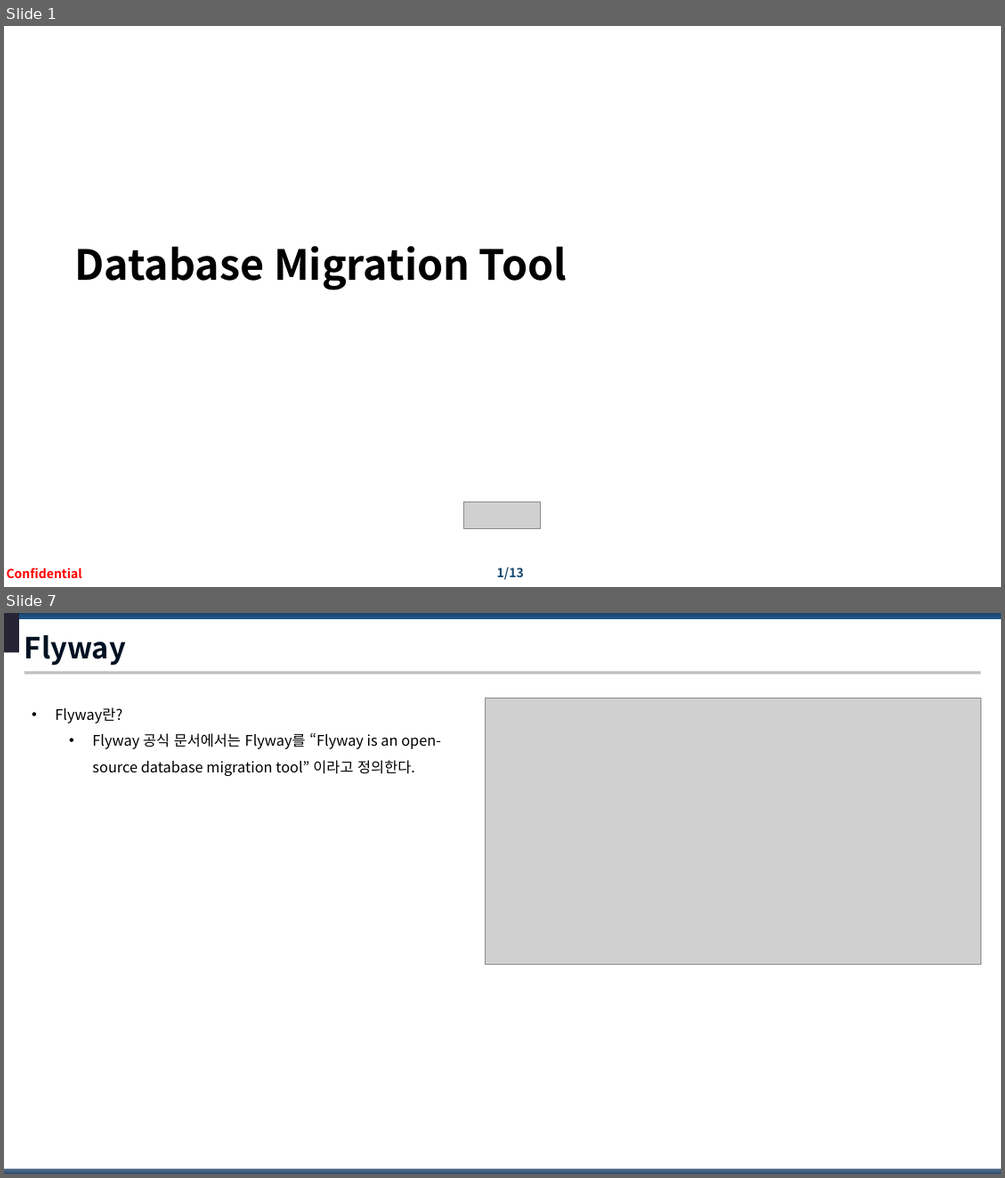
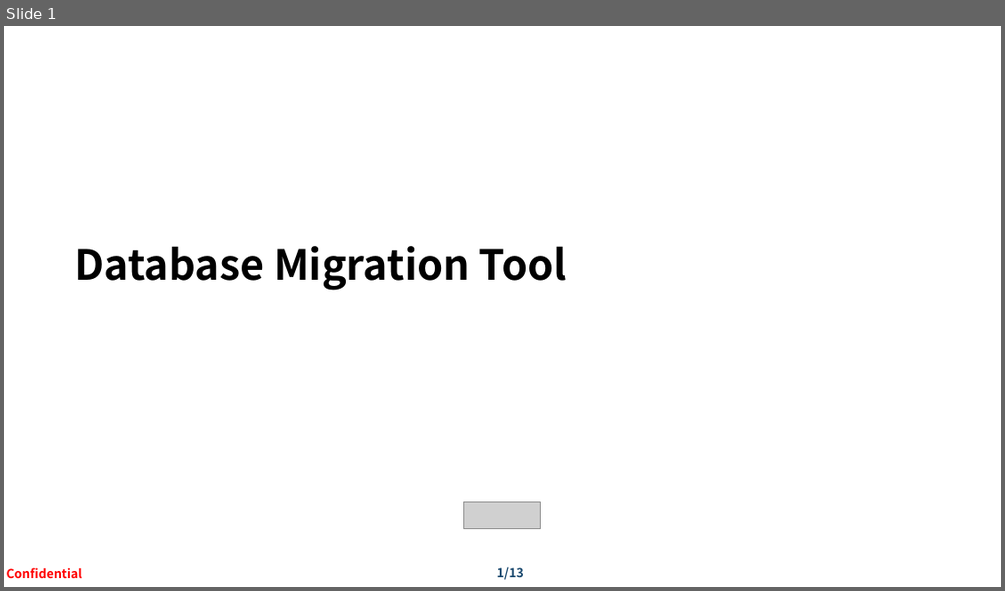
Before and after one commit to Park-Seung-Hun/flyway-test, a slide deck: Database Migration Tool.pptx. Shown one above the other, each under a label of ours: slides 1 and 7 before the commit, slide 1 after it; the slides between them are not shown. The pictures are 1005x1178 and 1005x591 pixels, drawn with LibreOffice and Linux fonts; fonts in the diff are those of the drawing; grey boxes stand for pictures; background and template pictures are left out. Boxes give left, top, right and bottom in pixels: in the first picture for what was removed or moved away, otherwise in the second. Text is boxed around its words. In the diff, an @@ line names an element or a change of style, - is before the commit and + after.

```diff
--- a/Database Migration Tool.pptx
+++ b/Database Migration Tool.pptx
@@ slide 7 removed at (x1=4, y1=613, x2=1001, y2=1174), background #FFFFFF @@
@@ rectangle removed at (x1=4, y1=613, x2=1001, y2=619) @@
@@ rectangle removed at (x1=4, y1=613, x2=19, y2=653) @@
@@ title removed at (x1=24, y1=635, x2=126, y2=666) @@
-Flyway
@@ rectangle removed at (x1=24, y1=672, x2=980, y2=674) @@
@@ text removed at (x1=55, y1=707, x2=441, y2=776) @@
-• Flyway란?
-  • Flyway 공식 문서에서는 Flyway를 “Flyway is an open-source database migration tool” 이라고 정의한다.
@@ picture removed at (x1=485, y1=698, x2=980, y2=965) @@
@@ rectangle removed at (x1=4, y1=1168, x2=1001, y2=1174) @@
```
Also in this commit, not shown: 9 slides changed, 2 slides added, 2 other slides removed, 3 other files.
